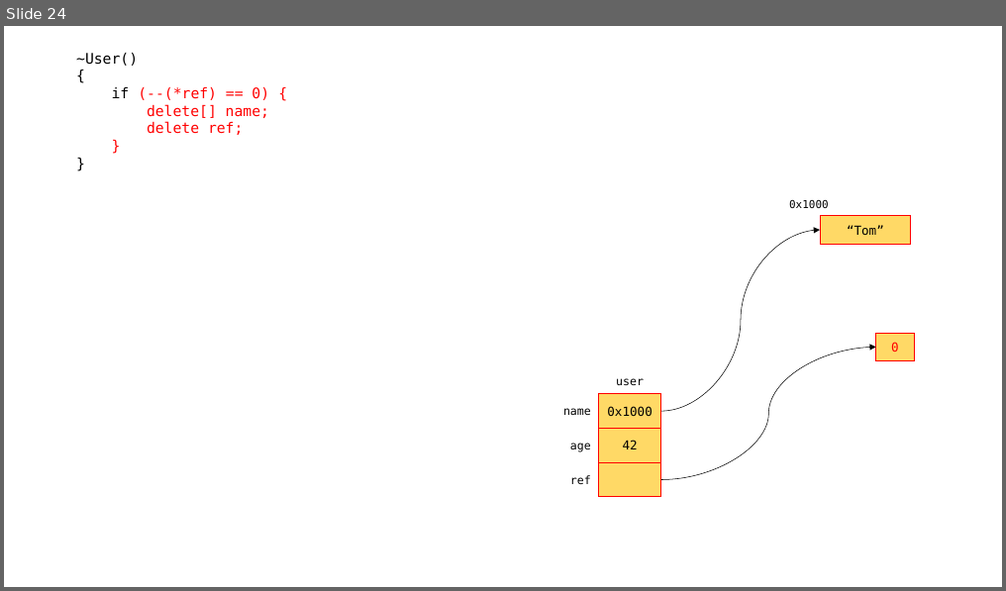
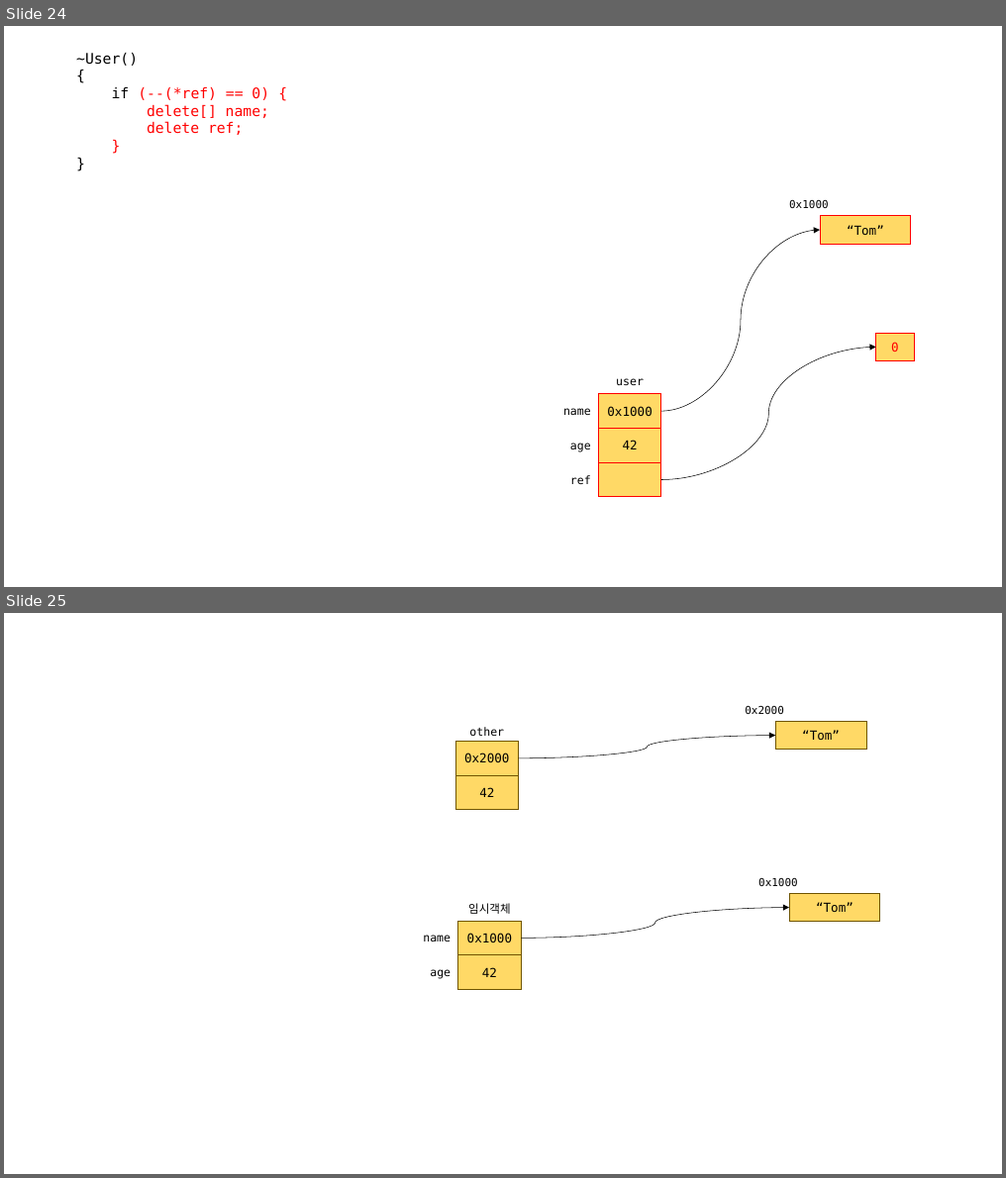
Before and after one commit to loopinf/hyundai_230612, a slide deck: 230612.pptx. Shown one above the other, each under a label of ours: slide 24 before the commit, slides 24 and 25 after it. The pictures are 1006x591 and 1006x1178 pixels, drawn with LibreOffice and Linux fonts; fonts in the diff are those of the drawing. Boxes give left, top, right and bottom in pixels: in the first picture for what was removed or moved away, otherwise in the second. Text is boxed around its words. In the diff, an @@ line names an element or a change of style, - is before the commit and + after.

```diff
--- a/230612.pptx
+++ b/230612.pptx
@@ slide 25 added at (x1=4, y1=613, x2=1002, y2=1174), background #FFFFFF @@
@@ text added at (x1=469, y1=727, x2=504, y2=736), 11 pt, text #000000 @@
+other
@@ text added at (x1=745, y1=706, x2=784, y2=714), 10.5 pt, text #000000 @@
+0x2000
@@ rectangle added at (x1=776, y1=722, x2=866, y2=750), fill #FFD966, outline #705400 1 pt, 12 pt, text #000000 @@
+“Tom”
@@ rectangle added at (x1=455, y1=741, x2=519, y2=775), fill #FFD966, outline #705400 1 pt, 12 pt, text #000000 @@
+0x2000
@@ curved arrow added from (519, 759) to (776, 736), #000000 0.5 pt @@
@@ rectangle added at (x1=455, y1=775, x2=519, y2=810), fill #FFD966, outline #705400 1 pt, 12 pt, text #000000 @@
+42
@@ text added at (x1=758, y1=878, x2=798, y2=886), 10.5 pt, text #000000 @@
+0x1000
@@ text added at (x1=468, y1=903, x2=511, y2=914), 11 pt, text #000000 @@
+임시객체
@@ curved arrow added from (522, 938) to (789, 908), #000000 0.5 pt @@
@@ rectangle added at (x1=789, y1=894, x2=880, y2=922), fill #FFD966, outline #705400 1 pt, 12 pt, text #000000 @@
+“Tom”
@@ text added at (x1=423, y1=935, x2=450, y2=942), 11 pt, text #000000 @@
+name
@@ rectangle added at (x1=458, y1=921, x2=522, y2=956), fill #FFD966, outline #705400 1 pt, 12 pt, text #000000 @@
+0x1000
@@ rectangle added at (x1=458, y1=956, x2=522, y2=989), fill #FFD966, outline #705400 1 pt, 12 pt, text #000000 @@
+42
@@ text added at (x1=430, y1=969, x2=450, y2=979), 11 pt, text #000000 @@
+age
```
Also in this commit, not shown: 1 slide changed, 3 other slides added, 1 other file.
